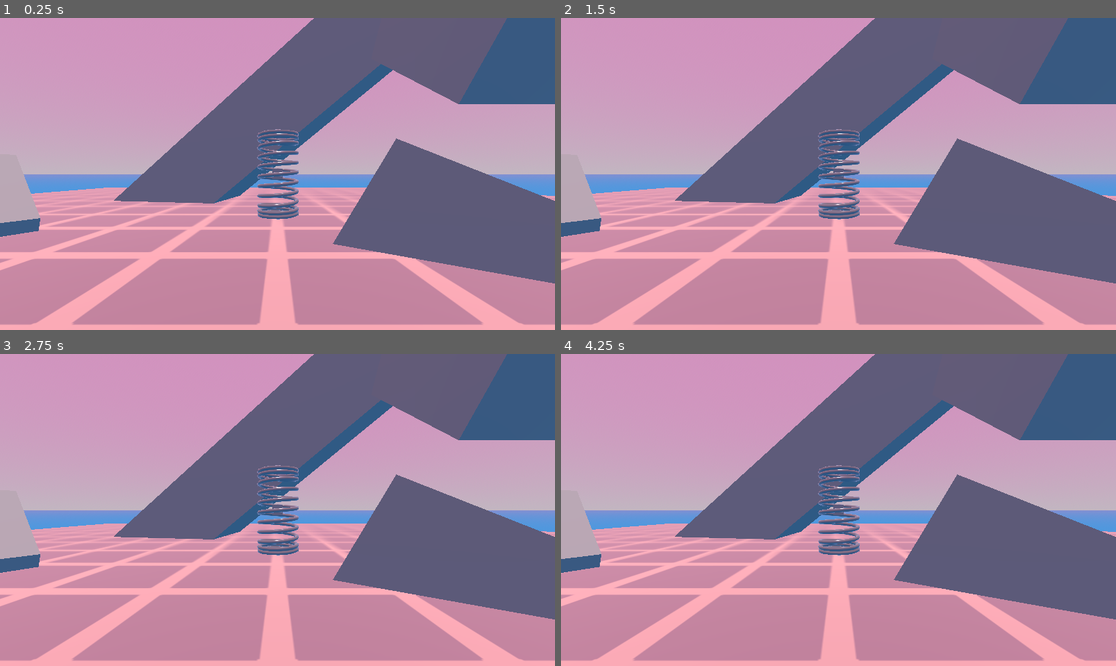
Above: before the commit, frames 1-4 (two rows, left to right).
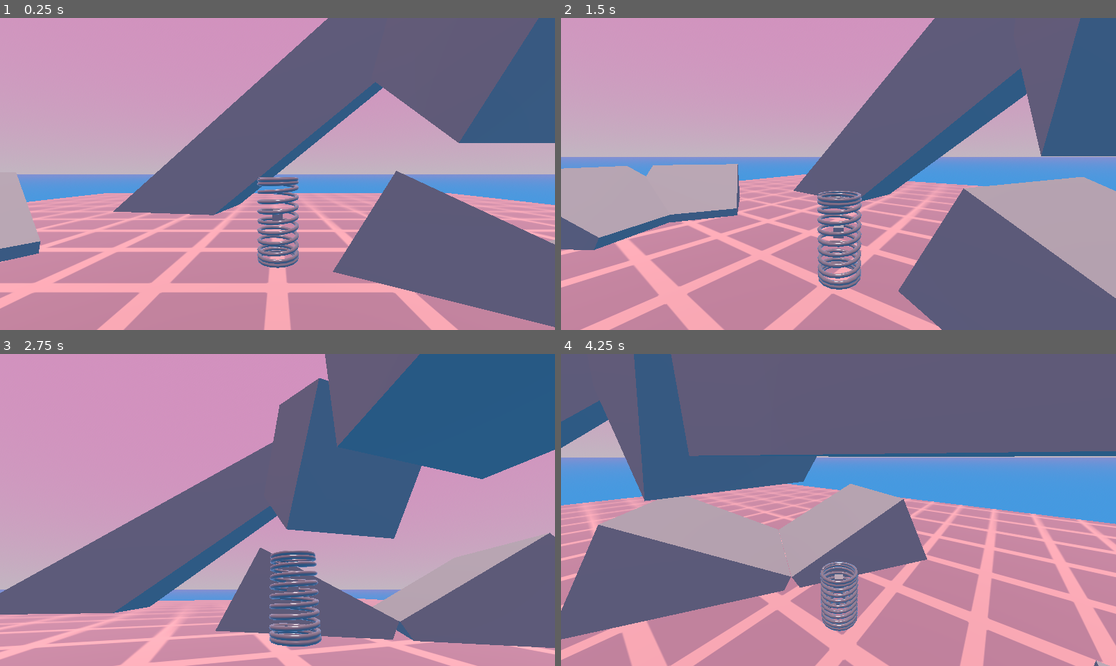
Above: after the commit, the same moments.

Repository: Althories/springstar
Game: Godot game, scene res://Scenes/Levels/main.tscn
Same seed, same stepped clock (60 frames per second), same inputs: the game is played once before the commit and once after it.
Inputs (mouse positions are in pixels of both pictures, inside the frame that each line leads up to):
- Up to frame 1 (0.25 s): no input
- Up to frame 2 (1.5 s): move the mouse to (960, 158) at 0.52 s; press the mouse at (960, 158) at 0.53 s; hold D (move_right) 0.53-1.28 s; tap Space (jump) at 0.77 s; move the mouse to (727, 189) at 1.27 s; release the mouse at (727, 189) at 1.28 s; hold S (move_back) from 1.28 s (still down); click (727, 189) at 1.35 s
- Up to frame 3 (2.75 s): tap Space (jump) at 1.52 s; move the mouse to (333, 441) at 2.02 s; release S (move_back) at 2.03 s; press the mouse at (333, 441) at 2.03 s; hold D (move_right) from 2.03 s (still down)
- Up to frame 4 (4.25 s): move the mouse to (810, 572) at 2.77 s; release D (move_right) at 2.78 s; release the mouse at (810, 572) at 2.78 s; hold W (move_forward) 2.78-3.53 s; click (810, 572) at 2.85 s; tap Space (jump) at 3.02, 3.77 s; move the mouse to (1005, 556) at 3.52 s; press the mouse at (1005, 556) at 3.53 s; hold A (move_left) from 3.53 s (still down)

The runs differ from the first frame. In frame 1, 32% of the frame differs, in the area x 0-100%, y 0-100%; in frame 2, 52%; in frame 3, 53%; in frame 4, 74%.
Error before the commit: Parse Error: Constant "CAMERA_INTERPOLATION_WEIGHT" has the same name as a previously declared constant. (res://Scripts/SpringCharacter/spring_script.gd:13)

Commit message:
Removed duplicate

Diff:
--- a/Scripts/SpringCharacter/spring_script.gd
+++ b/Scripts/SpringCharacter/spring_script.gd
@@ -10,8 +10,6 @@
 const CAMERA_VERTICAL_OFFSET = 1.0
 const CAMERA_INTERPOLATION_WEIGHT = 0.1				# AMONG 1
 const CAMERA_VERTICAL_MOVEMENT_DEADZONE = 1.4
-const CAMERA_INTERPOLATION_WEIGHT = 0.1
-const CAMERA_VERTICAL_MOVEMENT_DEADZONE = 1.4		# AMONG2
 
 @onready var camPivot: Node3D = $CamPivot
 @onready var animationPlayer: AnimationPlayer = $SpringAnimation
